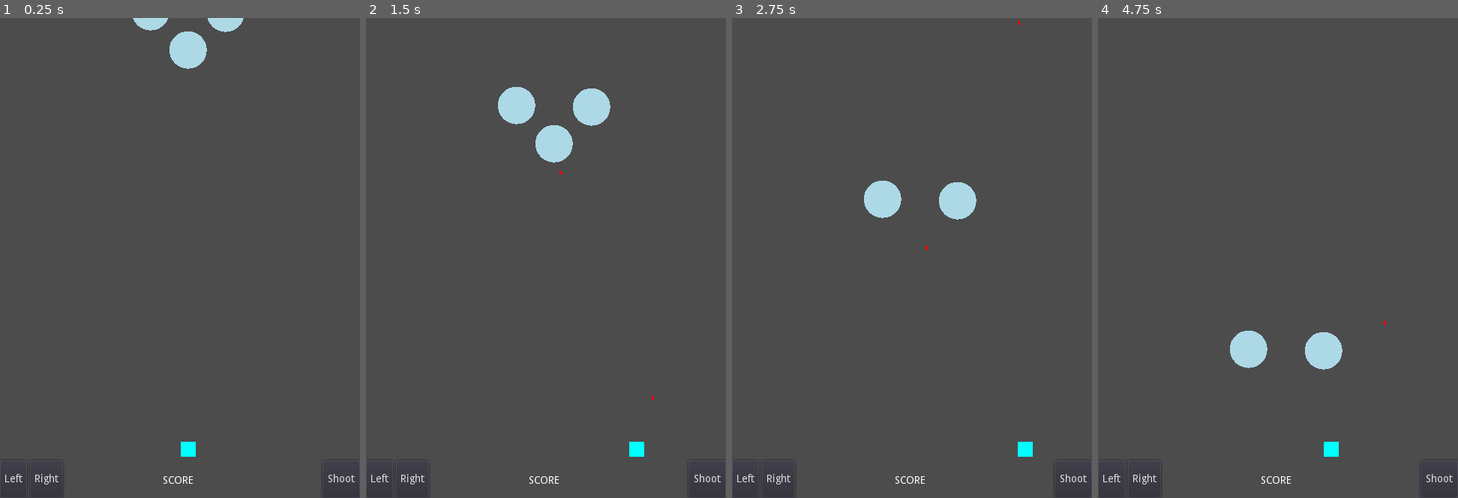
Above: before the commit, frames 1-4 (left to right).
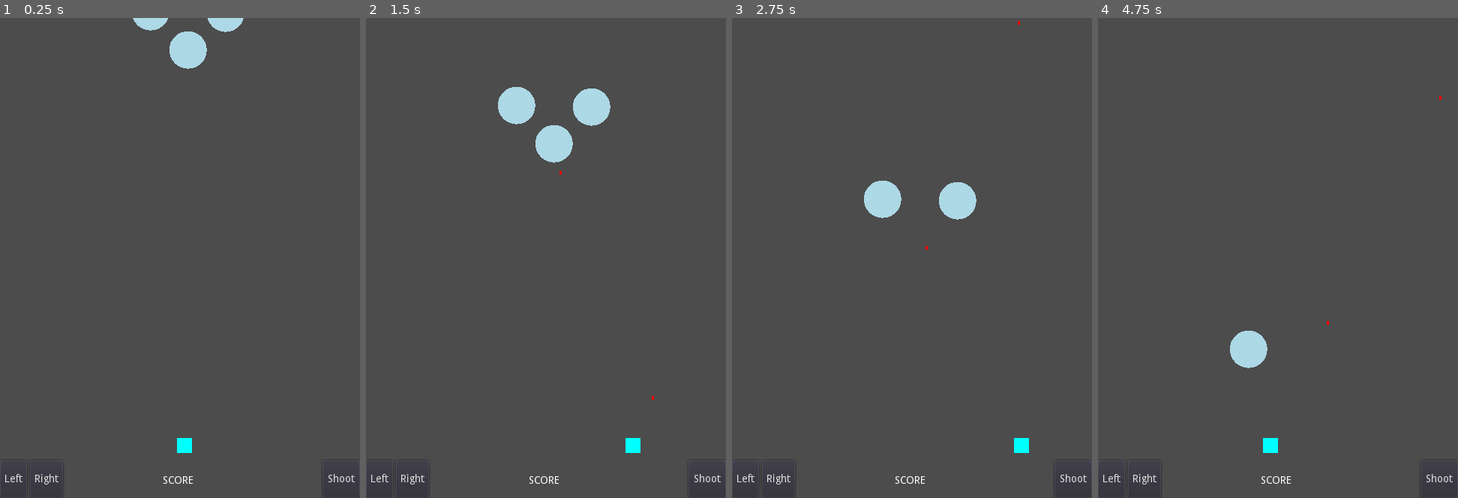
Above: after the commit, the same moments.

Repository: the-g-force/FamJam-November2020
Game: Godot game, scene res://src/TestLevel.tscn
Same seed, same stepped clock (60 frames per second), same inputs: the game is played once before the commit and once after it.
Inputs:
- Up to frame 1 (0.25 s): no input
- Up to frame 2 (1.5 s): hold Right (Right) 0.53-1.28 s; tap Space (Shoot) at 0.6, 1.35 s; hold Left (Left) from 1.28 s (still down)
- Up to frame 3 (2.75 s): release Left (Left) at 2.03 s; hold Right (Right) from 2.03 s (still down); tap Space (Shoot) at 2.1 s
- Up to frame 4 (4.75 s): tap Space (Shoot) at 2.85, 3.6, 4.35 s; release Right (Right) at 3.53 s; hold Left (Left) from 3.53 s (still down)

The runs differ from the first frame. In frame 1, 0.1% of the frame differs, in the area x 49-55%, y 87-92%; in frame 2, 0.1%; in frame 3, 0.1%; in frame 4, 0.9%, in the area x 45-96%, y 16-92%.

Commit message:
Add level bounds to stop player going off edge

Diff:
--- a/project/src/Player.gd
+++ b/project/src/Player.gd
@@ -18,4 +18,4 @@
 
 
 func _draw():
-	draw_rect(Rect2(Vector2(-5,-5), Vector2(20,20)), Color.aqua)
+	draw_rect(Rect2(Vector2(-10,-10), Vector2(20,20)), Color.aqua)
--- a/project/src/TestLevel.tscn
+++ b/project/src/TestLevel.tscn
@@ -14,3 +14,8 @@
 
 [node name="Wave" parent="." instance=ExtResource( 3 )]
 position = Vector2( 250.724, 17.6389 )
+
+[node name="LevelBounds" type="StaticBody2D" parent="."]
+
+[node name="CollisionPolygon2D" type="CollisionPolygon2D" parent="LevelBounds"]
+polygon = PoolVector2Array( 0, 560, 0, 640, 480, 640, 480, 560, 488, 560, 488, 648, -8, 648, -8, 560 )
